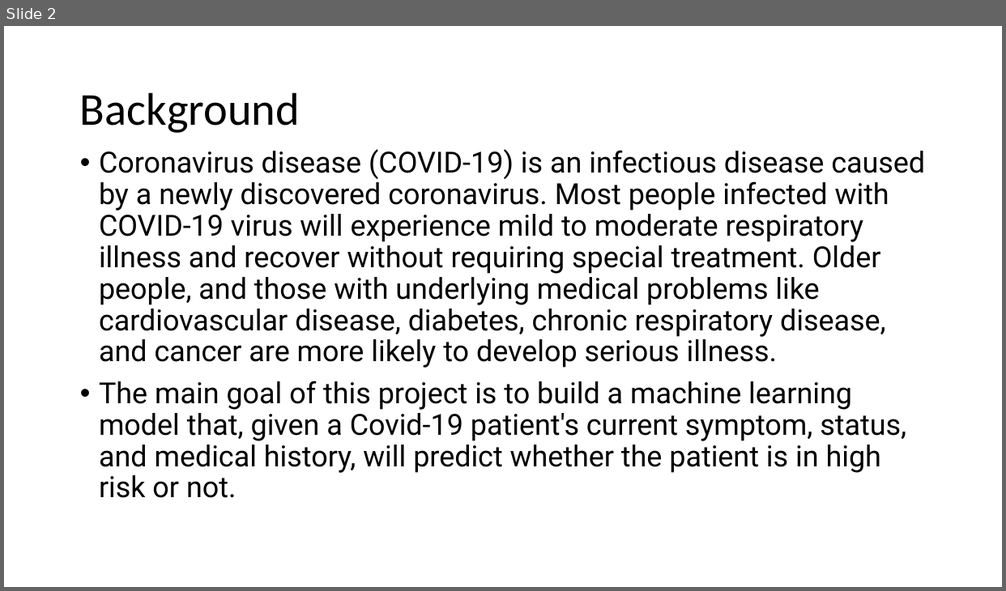
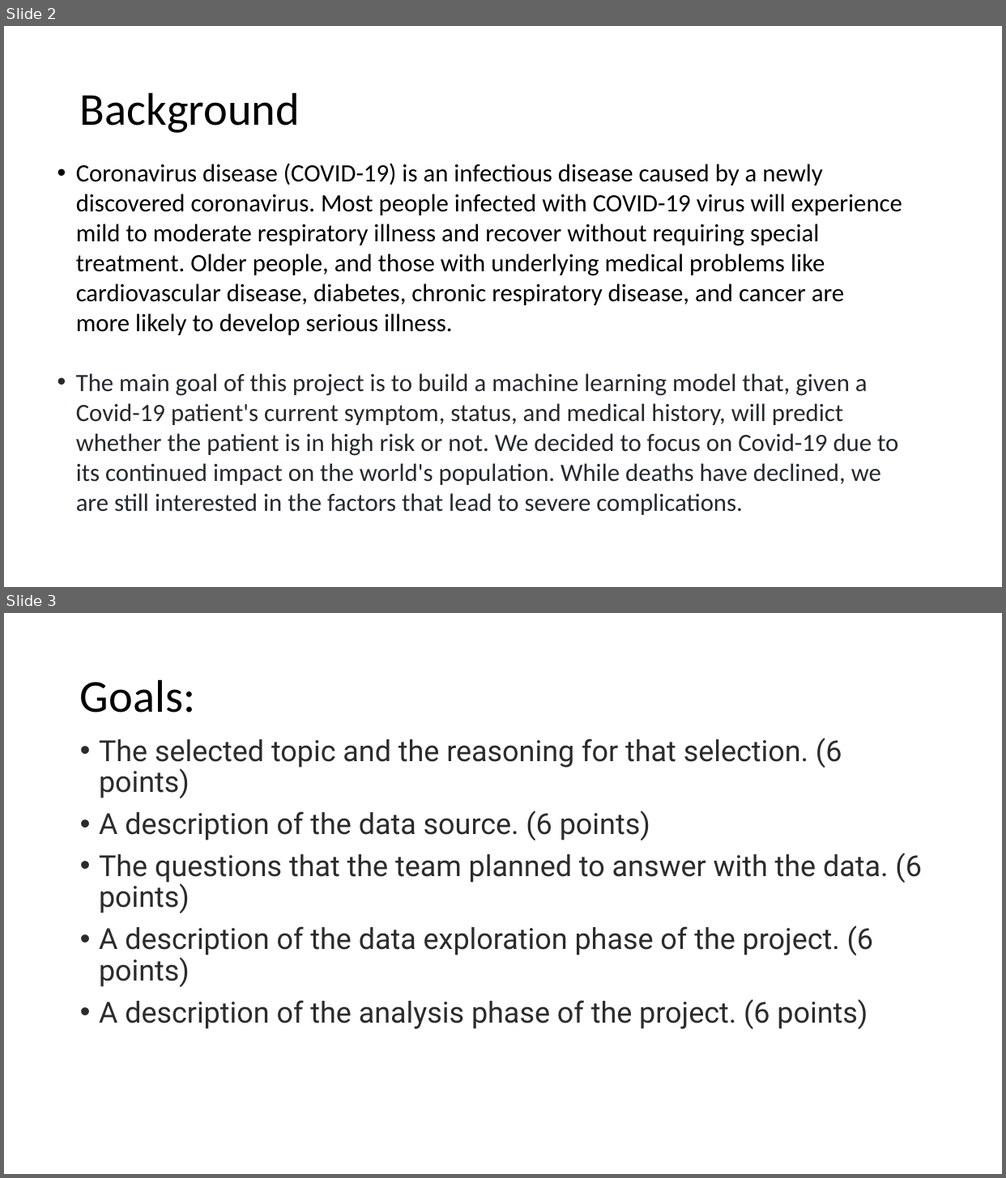
Before and after one commit to rvroomiii/group_hub, a slide deck: Covid-presentation.pptx. Shown one above the other, each under a label of ours: slide 2 before the commit, slides 2 and 3 after it. The pictures are 1006x591 and 1006x1178 pixels, drawn with LibreOffice and Linux fonts; fonts in the diff are those of the drawing. Boxes give left, top, right and bottom in pixels: in the first picture for what was removed or moved away, otherwise in the second. Text is boxed around its words. In the diff, an @@ line names an element or a change of style, - is before the commit and + after.

```diff
--- a/Covid-presentation.pptx
+++ b/Covid-presentation.pptx
@@ slide 3 added at box(4, 613, 1002, 1174), background #FFFFFF @@
@@ title added at box(80, 679, 195, 713), 44 pt, text #000000 @@
+Goals:
@@ text added at box(99, 738, 921, 1029), 28 pt, text #2B2B2B @@
+• The selected topic and the reasoning for that selection. (6 points)
+• A description of the data source. (6 points)
+• The questions that the team planned to answer with the data. (6 points)
+• A description of the data exploration phase of the project. (6 points)
+• A description of the analysis phase of the project. (6 points)
@@ slide 2 changed as well @@
@@ text "Coronavirus disease (COVID-19) is an ...": place and size @@
-text "Coronavirus disease (COVID-19) is an ..." at box(99, 149, 925, 498)
+text "Coronavirus disease (COVID-19) is an ..." at box(76, 163, 902, 515)
@@ text at box(76, 163, 902, 335): size 28 to 24 pt, font Roboto to Calibri in "Coronavirus disease (COVID-19) is an infectious disease ..."; line spacing 0.9 to 1; less space between paragraphs @@
@@ text at box(76, 373, 898, 515): text changed; size 28 to 24 pt; font Roboto to Calibri; text colour #000000 to #24292F @@
-• The main goal of this project is to build a machine learning model that, given a Covid-19 patient's current symptom, status, and medical history, will predict whether the patient is in high risk or not.
+• The main goal of this project is to build a machine learning model that, given a Covid-19 patient's current symptom, status, and medical history, will predict whether the patient is in high risk or not. We decided to focus on Covid-19 due to its continued impact on the world's population. While deaths have declined, we are still interested in the factors that lead to severe complications.
```
Also in this commit, not shown: 4 other slides changed, 5 other slides added, 3 slides removed.
